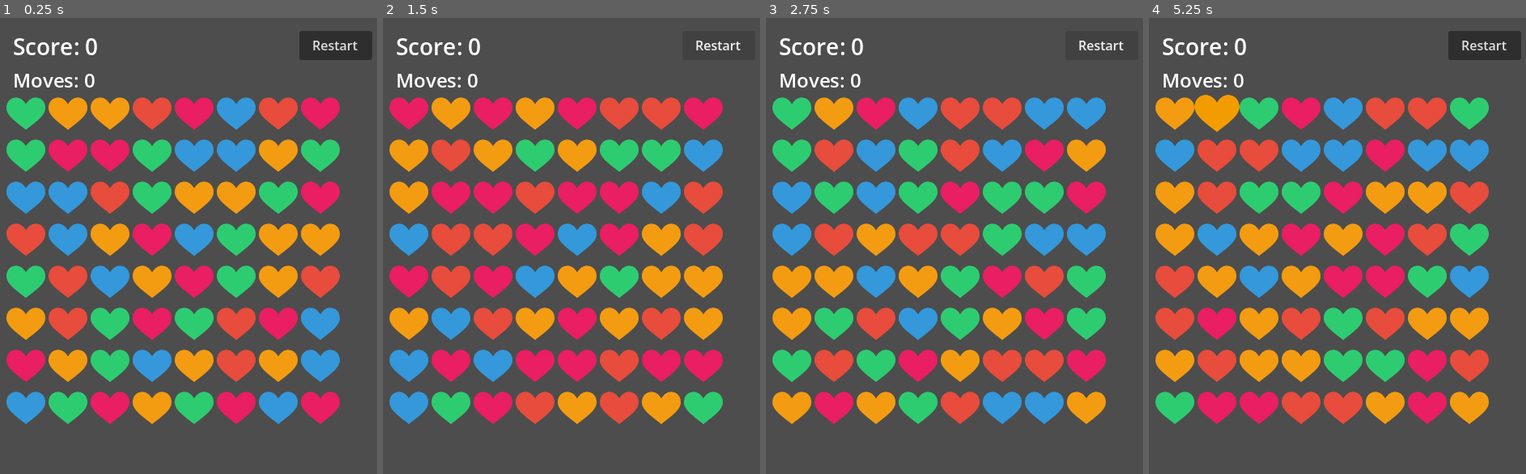
Above: before the commit, frames 1-4 (left to right).
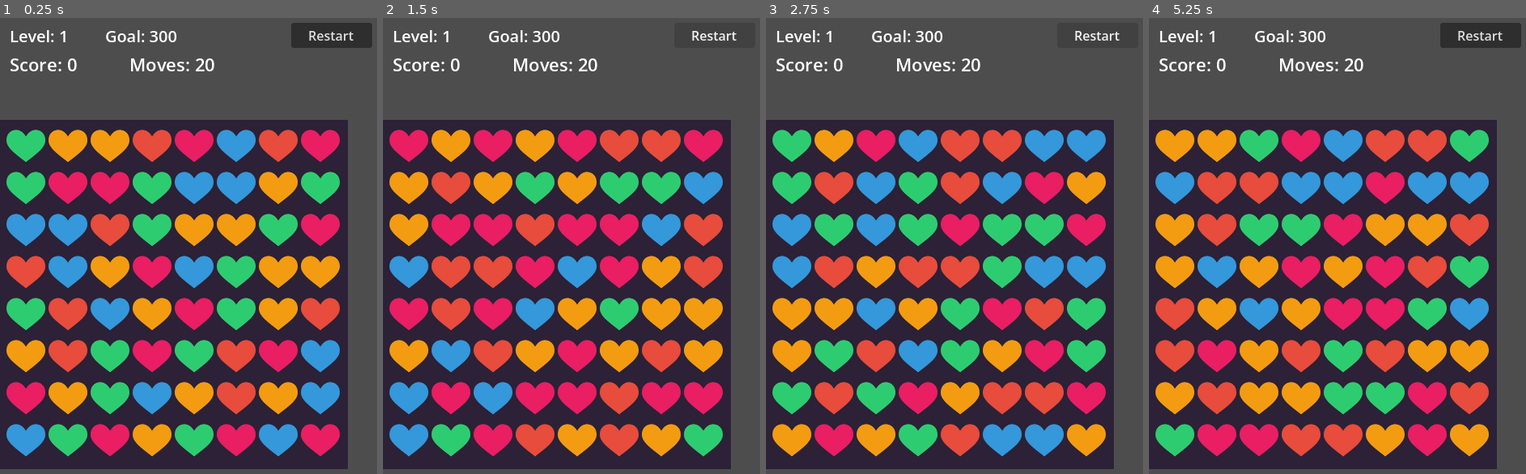
Above: after the commit, the same moments.

Repository: kliean2/love-burst
Game: Godot game, scene res://scenes/Main.tscn
Two runs of this game, one before a commit and one after it. Both use one fixed random seed, a clock stepped at 60 frames per second and the inputs below.
Inputs (mouse positions are in pixels of both pictures, inside the frame that each line leads up to):
- Up to frame 1 (0.25 s): no input
- Up to frame 2 (1.5 s): click "Restart" at 0.5 s; click "Restart" at 1.25 s
- Up to frame 3 (2.75 s): click "Restart" at 2 s
- Up to frame 4 (5.25 s): tap Enter at 2.75, 4.25 s; move the mouse to (1175, 113) at 2.77 s; click (1175, 113) at 2.92 s; tap Space at 3.5, 5 s; click (1175, 113) at 3.67 s; click (1175, 113) at 4.42 s; move the mouse to (1216, 113) at 5.02 s; click (1216, 113) at 5.17 s

The runs differ from the first frame. In frame 1, 74% of the frame differs, in the area x 0-99%, y 1-99%; in frame 2, 73%; in frame 3, 73%; in frame 4, 75%.

Commit message:
complete playable Love Burst MVP

Diff:
--- a/scenes/Board.tscn
+++ b/scenes/Board.tscn
@@ -4,3 +4,8 @@
 
 [node name="Board" type="Node2D"]
 script = ExtResource("1")
+
+[node name="Background" type="Polygon2D" parent="."]
+position = Vector2(-2, 46)
+polygon = PackedVector2Array(0, 0, 432, 0, 432, 432, 0, 432)
+color = Color(0.12, 0.06, 0.18, 0.7)
--- a/scenes/Main.tscn
+++ b/scenes/Main.tscn
@@ -8,6 +8,6 @@
 script = ExtResource("3")
 
 [node name="Board" parent="." instance=ExtResource("1")]
-position = Vector2(0, 40)
+position = Vector2(0, 80)
 
 [node name="UI" parent="." instance=ExtResource("2")]
--- a/scenes/UI.tscn
+++ b/scenes/UI.tscn
@@ -5,40 +5,77 @@
 [node name="UI" type="CanvasLayer"]
 script = ExtResource("1")
 
+[node name="LevelLabel" type="Label" parent="."]
+anchors_preset = 0
+offset_left = 12
+offset_top = 8
+offset_right = 120
+offset_bottom = 32
+text = "Level: 1"
+theme_override_font_sizes/font_size = 20
+
+[node name="GoalLabel" type="Label" parent="."]
+anchors_preset = 0
+offset_left = 130
+offset_top = 8
+offset_right = 250
+offset_bottom = 32
+text = "Goal: 300"
+theme_override_font_sizes/font_size = 20
+
 [node name="ScoreLabel" type="Label" parent="."]
 anchors_preset = 0
-offset_left = 16
-offset_top = 16
-offset_right = 460
-offset_bottom = 64
+offset_left = 12
+offset_top = 42
+offset_right = 150
+offset_bottom = 68
 text = "Score: 0"
-theme_override_font_sizes/font_size = 28
-horizontal_alignment = 0
+theme_override_font_sizes/font_size = 22
 
 [node name="MoveLabel" type="Label" parent="."]
 anchors_preset = 0
-offset_left = 16
-offset_top = 60
-offset_right = 460
-offset_bottom = 100
-text = "Moves: 0"
-theme_override_font_sizes/font_size = 24
-horizontal_alignment = 0
+offset_left = 160
+offset_top = 42
+offset_right = 310
+offset_bottom = 68
+text = "Moves: 20"
+theme_override_font_sizes/font_size = 22
 
 [node name="RestartButton" type="Button" parent="."]
 anchors_preset = 0
-offset_left = 370
-offset_top = 16
+offset_left = 360
+offset_top = 6
 offset_right = 460
-offset_bottom = 52
+offset_bottom = 36
 text = "Restart"
+
+[node name="NextLevelButton" type="Button" parent="."]
+anchors_preset = 0
+offset_left = 330
+offset_top = 42
+offset_right = 460
+offset_bottom = 72
+text = "Next Level"
+visible = false
+
+[node name="ResultLabel" type="Label" parent="."]
+anchors_preset = 0
+offset_left = 80
+offset_top = 260
+offset_right = 400
+offset_bottom = 360
+text = ""
+theme_override_font_sizes/font_size = 48
+horizontal_alignment = 1
+vertical_alignment = 1
+visible = false
 
 [node name="ComboLabel" type="Label" parent="."]
 anchors_preset = 0
 offset_left = 140
-offset_top = 120
-offset_right = 396
-offset_bottom = 176
+offset_top = 200
+offset_right = 340
+offset_bottom = 256
 text = ""
 theme_override_font_sizes/font_size = 48
 horizontal_alignment = 1
--- a/scripts/board.gd
+++ b/scripts/board.gd
@@ -9,20 +9,73 @@
 const MAX_CASCADES = 10
 const DEBUG_MODE = false
 
+const LEVELS = [
+	{ "goal": 300, "moves": 20 },
+	{ "goal": 500, "moves": 22 },
+	{ "goal": 800, "moves": 25 },
+]
+
 var grid = []
 var selected_tile = null
 var is_animating = false
 var score = 0
-var moves = 0
+var moves_left = 0
 var combo_multiplier = 0
 var cascade_count = 0
+var current_level = 0
+var goal_score = 0
+var game_over = false
 
 signal score_changed(new_score)
-signal moves_changed(count: int)
+signal moves_left_changed(count: int)
 signal combo_triggered(multiplier: int)
+signal level_won
+signal level_lost
 
 func _ready():
+	_start_level(0)
+
+func _start_level(level_idx):
+	current_level = level_idx
+	goal_score = LEVELS[level_idx].goal
+	moves_left = LEVELS[level_idx].moves
+	game_over = false
+
+	if grid.size() > 0:
+		for row in range(ROWS):
+			for col in range(COLS):
+				if grid[row][col] != null:
+					grid[row][col].queue_free()
+	grid.clear()
+	grid = []
+
+	score = 0
+	combo_multiplier = 0
+	cascade_count = 0
+	selected_tile = null
+	is_animating = false
+
+	score_changed.emit(0)
+	moves_left_changed.emit(moves_left)
+
 	_generate_board()
+
+func _check_win_lose():
+	if game_over:
+		return
+	if score >= goal_score:
+		game_over = true
+		level_won.emit()
+	elif moves_left <= 0:
+		game_over = true
+		level_lost.emit()
+
+func next_level():
+	if current_level + 1 < LEVELS.size():
+		_start_level(current_level + 1)
+
+func has_next_level() -> bool:
+	return current_level + 1 < LEVELS.size()
 
 func _generate_board():
 	for row in range(ROWS):
@@ -44,21 +97,7 @@
 	_ensure_playable_board()
 
 func restart():
-	for row in range(ROWS):
-		for col in range(COLS):
-			if grid[row][col] != null:
-				grid[row][col].queue_free()
-	grid.clear()
-	grid = []
-	score = 0
-	score_changed.emit(0)
-	moves = 0
-	moves_changed.emit(0)
-	combo_multiplier = 0
-	cascade_count = 0
-	selected_tile = null
-	is_animating = false
-	_generate_board()
+	_start_level(current_level)
 
 func _safe_random_type(col, row) -> int:
 	var types = [0, 1, 2, 3, 4]
@@ -76,14 +115,15 @@
 func _verify_initial_board():
 	var matches = find_matches()
 	if matches.is_empty():
-		print("Initial board has no matches")
+		if DEBUG_MODE:
+			print("Initial board has no matches")
 	elif DEBUG_MODE:
 		print("WARNING: Initial board has ", matches.size(), " matches:")
 		for tile in matches:
 			print("  ", tile.grid_pos)
 
 func _on_tile_clicked(tile):
-	if is_animating:
+	if is_animating or game_over:
 		return
 
 	if selected_tile == null:
@@ -152,8 +192,8 @@
 			break
 
 	if involves_swapped:
-		moves += 1
-		moves_changed.emit(moves)
+		moves_left -= 1
+		moves_left_changed.emit(moves_left)
 		combo_multiplier = 1
 		cascade_count = 0
 		if DEBUG_MODE:
@@ -161,8 +201,9 @@
 			print("Match found! ", matches.size(), " tiles:")
 			for tile in matches:
 				print("  ", tile.grid_pos)
-		for tile in matches:
-			tile.debug_tint(Color.RED)
+		if DEBUG_MODE:
+			for tile in matches:
+				tile.debug_tint(Color.RED)
 
 		is_animating = true
 		get_tree().create_timer(0.2).timeout.connect(
@@ -211,6 +252,7 @@
 	tween.set_parallel(true)
 	for tile in matches:
 		tween.tween_property(tile, "modulate:a", 0.0, 0.2)
+		tween.tween_property(tile, "scale", Vector2.ZERO, 0.2)
 	tween.set_parallel(false)
 	tween.tween_callback(func():
 		for tile in matches:
@@ -309,6 +351,7 @@
 			combo_multiplier = 0
 			cascade_count = 0
 			_ensure_playable_board()
+			_check_win_lose()
 			is_animating = false
 		else:
 			if DEBUG_MODE:
@@ -319,6 +362,7 @@
 				combo_multiplier = 0
 				cascade_count = 0
 				_ensure_playable_board()
+				_check_win_lose()
 				is_animating = false
 				return
 			combo_multiplier += 1
@@ -326,8 +370,8 @@
 				combo_triggered.emit(combo_multiplier)
 			if DEBUG_MODE:
 				print("Cascade x", combo_multiplier, ": ", next_matches.size(), " tiles")
-			for tile in next_matches:
-				tile.debug_tint(Color.RED)
+				for tile in next_matches:
+					tile.debug_tint(Color.RED)
 			get_tree().create_timer(0.15).timeout.connect(
 				_clear_matched_tiles.bind(next_matches)
 			)
--- a/scripts/main.gd
+++ b/scripts/main.gd
@@ -5,21 +5,42 @@
 
 func _ready():
 	board.score_changed.connect(_on_score_changed)
-	board.moves_changed.connect(_on_moves_changed)
+	board.moves_left_changed.connect(_on_moves_left_changed)
 	board.combo_triggered.connect(_on_combo_triggered)
+	board.level_won.connect(_on_level_won)
+	board.level_lost.connect(_on_level_lost)
 	ui.restart_pressed.connect(_on_restart_pressed)
+	ui.next_level_pressed.connect(_on_next_level_pressed)
 	ui.update_score(0)
-	ui.update_moves(0)
+	ui.update_moves(board.moves_left)
+	ui.update_level(board.current_level)
+	ui.update_goal(board.goal_score)
 
 func _on_score_changed(new_score: int):
 	ui.update_score(new_score)
 
-func _on_moves_changed(count: int):
+func _on_moves_left_changed(count: int):
 	ui.update_moves(count)
 
 func _on_combo_triggered(multiplier: int):
 	ui.show_combo(multiplier)
 
+func _on_level_won():
+	ui.show_win(board.has_next_level())
+
+func _on_level_lost():
+	ui.show_lose()
+
+func _on_next_level_pressed():
+	board.next_level()
+	ui.clear_combo()
+	ui.clear_result()
+	ui.update_level(board.current_level)
+	ui.update_goal(board.goal_score)
+
 func _on_restart_pressed():
 	board.restart()
 	ui.clear_combo()
+	ui.clear_result()
+	ui.update_level(board.current_level)
+	ui.update_goal(board.goal_score)
--- a/scripts/ui.gd
+++ b/scripts/ui.gd
@@ -1,17 +1,25 @@
 extends CanvasLayer
 
+@onready var level_label = $LevelLabel
+@onready var goal_label = $GoalLabel
 @onready var score_label = $ScoreLabel
 @onready var moves_label = $MoveLabel
 @onready var combo_label = $ComboLabel
+@onready var result_label = $ResultLabel
 @onready var restart_button = $RestartButton
+@onready var next_level_button = $NextLevelButton
 
 var combo_tween: Tween
 
 signal restart_pressed
+signal next_level_pressed
 
 func _ready():
 	restart_button.pressed.connect(func():
 		restart_pressed.emit()
+	)
+	next_level_button.pressed.connect(func():
+		next_level_pressed.emit()
 	)
 
 func update_score(new_score: int):
@@ -19,6 +27,33 @@
 
 func update_moves(count: int):
 	moves_label.text = "Moves: " + str(count)
+
+func update_level(level: int):
+	level_label.text = "Level: " + str(level + 1)
+
+func update_goal(goal: int):
+	goal_label.text = "Goal: " + str(goal)
+
+func show_win(has_next: bool):
+	if has_next:
+		result_label.text = "Level Complete!"
+	else:
+		result_label.text = "Game Complete!"
+	result_label.modulate = Color(0.3, 1.0, 0.3)
+	result_label.visible = true
+	next_level_button.visible = has_next
+	next_level_button.disabled = false
+
+func show_lose():
+	result_label.text = "Try Again!"
+	result_label.modulate = Color(1.0, 0.3, 0.3)
+	result_label.visible = true
+
+func clear_result():
+	result_label.text = ""
+	result_label.visible = false
+	next_level_button.visible = false
+	next_level_button.disabled = false
 
 func clear_combo():
 	if combo_tween:
